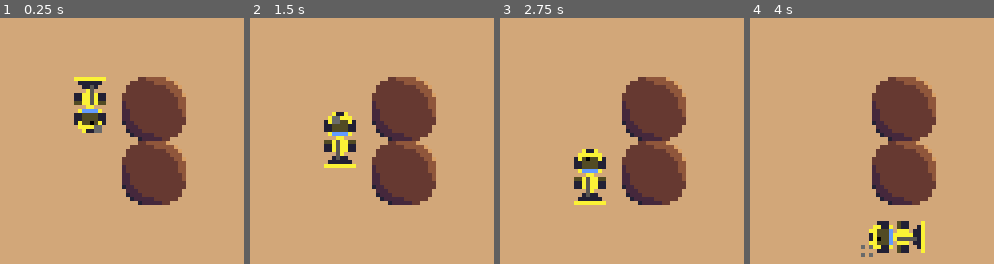
Above: before the commit, frames 1-4 (left to right).
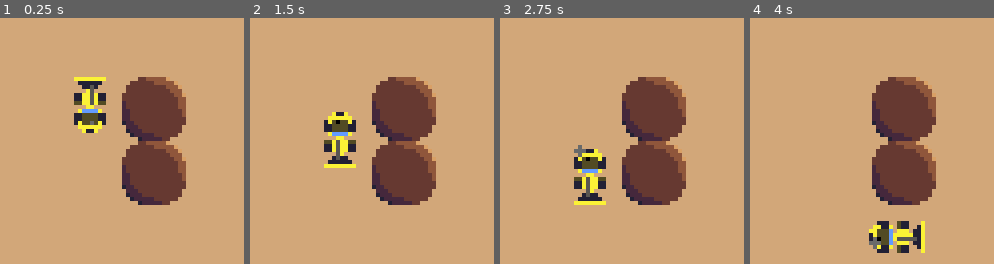
Above: after the commit, the same moments.

Repository: aludvik/Bouldering
Game: Godot game, scene res://Main.tscn
Two runs of this game, one before a commit and one after it. Both use one fixed random seed, a clock stepped at 60 frames per second and the inputs below.
Inputs (mouse positions are in pixels of both pictures, inside the frame that each line leads up to):
- Up to frame 1 (0.25 s): no input
- Up to frame 2 (1.5 s): tap Enter at 0.5 s; move the mouse to (428, 128) at 0.52 s; click (428, 128) at 0.67 s; move the mouse to (320, 153) at 1.27 s; click (320, 153) at 1.42 s
- Up to frame 3 (2.75 s): move the mouse to (646, 84) at 2.02 s; click (646, 84) at 2.17 s
- Up to frame 4 (4 s): tap Space at 2.75 s; move the mouse to (859, 192) at 2.77 s; click (859, 192) at 2.92 s; move the mouse to (947, 180) at 3.52 s; click (947, 180) at 3.67 s

The runs differ from the first frame. In frame 1, 0.1% of the frame differs, in the area x 36-42%, y 41-47%; in frame 2, 0.1%; in frame 3, 0.1%; in frame 4, 0.2%, in the area x 45-54%, y 89-98%.

Commit message:
Save scene

Diff:
--- a/Main.tscn
+++ b/Main.tscn
@@ -7,13 +7,11 @@
 
 [node name="Main" type="Node2D"]
 script = ExtResource( 4 )
-board_size = null
 
 [node name="GridBackground" parent="." instance=ExtResource( 1 )]
 
 [node name="Tractor" parent="." instance=ExtResource( 2 )]
 position = Vector2( 24, 24 )
-frame = 3
 speed = 100
 
 [node name="Boulder" parent="." instance=ExtResource( 3 )]
